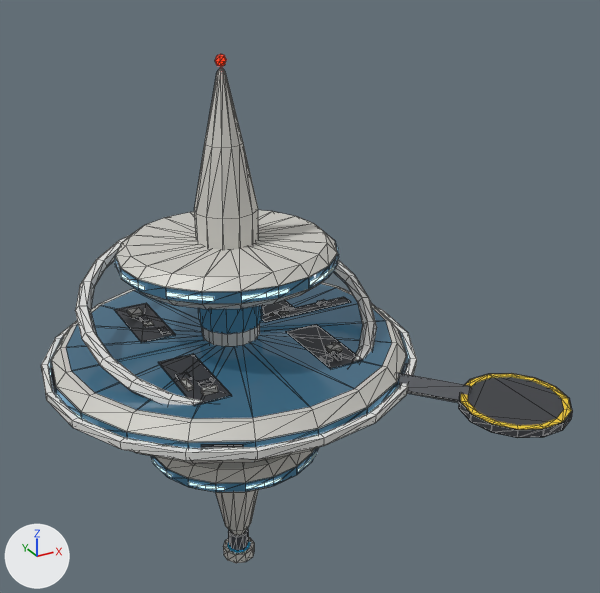
Before and after pictures for a commit that changed the glTF model godot/assets/stations/company_seat.glb.
The view is the same before and after, from a 50 mm lens placed at (-1.128, -2.271, 1.297), pointed at (0.126, 0.009, 0.157). Arrows for +X, +Y and +Z are at lower left; the lights stay in place. The older version comes first. Mesh edges are drawn as thin lines. Vertices at exactly the same position are counted once.

Names of what the first picture shows: 'company_seat'.
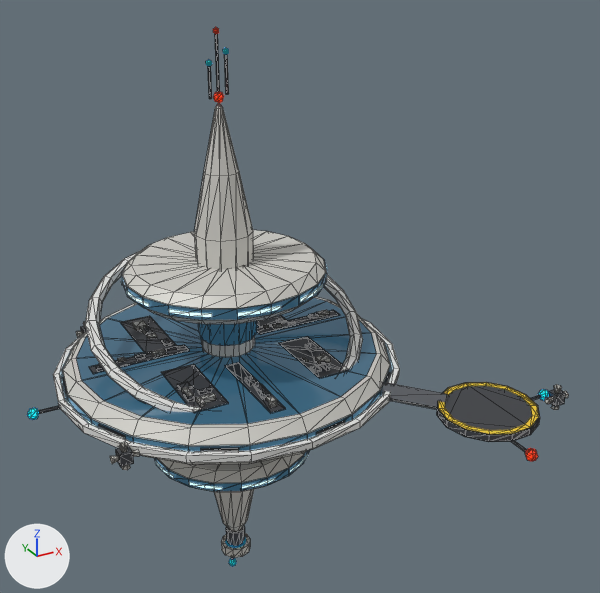
Where the change shows, as pixel boxes (x1, y1, x2, y2) in the pictures (600 x 593 px; the box of a moved part takes in the faces that stretch with it):
'company_seat', reshaped
    before: (41, 54, 573, 563)
    after: (27, 27, 568, 566)
part 1 of me_company_seat, moved or reshaped
    before: (194, 67, 260, 535)
    after: (194, 103, 255, 532)
part 2 of me_company_seat, moved or reshaped
    before: (51, 282, 407, 463)
    after: (63, 296, 390, 465)
part 3 of me_company_seat, moved or reshaped
    before: (116, 210, 337, 309)
    after: (122, 230, 326, 324)
part 4 of me_company_seat, added
    after: (156, 451, 306, 492)
part 5 of me_company_seat, moved or reshaped
    before: (51, 331, 408, 448)
    after: (62, 342, 391, 452)
part 6 of me_company_seat, moved or reshaped
    before: (66, 284, 392, 419)
    after: (76, 298, 377, 425)
part 7 of me_company_seat, moved or reshaped
    before: (115, 234, 338, 304)
    after: (121, 255, 327, 320)
part 8 of me_company_seat, moved or reshaped
    before: (198, 306, 262, 334)
    after: (198, 321, 257, 346)
part 9 of me_company_seat, moved or reshaped
    before: (55, 392, 89, 422)
    after: (67, 400, 97, 427)
part 10 of me_company_seat, moved or reshaped
    before: (368, 385, 399, 413)
    after: (354, 393, 382, 419)
part 11 of me_company_seat, moved or reshaped
    before: (120, 273, 145, 290)
    after: (126, 290, 149, 307)
part 12 of me_company_seat, moved or reshaped
    before: (166, 292, 214, 301)
    after: (168, 309, 212, 317)
part 13 of me_company_seat, moved or reshaped
    before: (242, 288, 289, 300)
    after: (238, 305, 281, 317)
part 14 of me_company_seat, moved or reshaped
    before: (310, 266, 334, 285)
    after: (300, 284, 323, 302)
part 15 of me_company_seat, rebuilt (8% narrower)
    before: (75, 236, 377, 405)
    after: (85, 251, 363, 412)
part 16 of me_company_seat, rebuilt (8% narrower, 6% shorter)
    before: (41, 307, 417, 461)
    after: (53, 319, 400, 463)
part 17 of me_company_seat, deleted
    before: (51, 54, 363, 490)
part 18 of me_company_seat, cut back
    before: (151, 297, 573, 493)
    after: (27, 310, 568, 491)
part 19 of me_company_seat, moved or reshaped
    before: (223, 529, 254, 563)
    after: (221, 526, 250, 566)
part 20 of me_company_seat, added
    after: (206, 27, 229, 103)

The change, as a diff of the scene's bpy script:
```diff
--- a/godot/assets/stations/company_seat.glb.py
+++ b/godot/assets/stations/company_seat.glb.py
@@ me_company_seat @@
-me_company_seat.from_pydata(...)  # 1543 vertices, 2524 faces; spans x -0.73..0.73, y -0.78..0.78, z -0.96..0.96
+me_company_seat.from_pydata(...)  # 2359 vertices, 3688 faces; spans x -0.79..0.79, y -0.82..0.82, z -1.04..1.04
+# me_company_seat part 1: the loose piece of 62 vertices spanning x -0.18..0.03, y 0.03..0.24, z -0.89..0.92 is scaled about its middle by 0.923, then moved by (-0.02, -0.01, -0.04)
+# me_company_seat part 2: the loose piece of 120 vertices spanning x -0.69..0.53, y -0.48..0.75, z -0.13..0.01 is scaled about its middle by 0.923, then moved by (-0.02, -0.01, -0.03)
+# me_company_seat part 3: the loose piece of 120 vertices spanning x -0.45..0.29, y -0.23..0.5, z 0.25..0.36 is scaled about its middle by 0.923, then moved by (-0.02, -0.01, -0.06)
+# me_company_seat part 4: the loose piece of 120 vertices spanning x -0.39..0.24, y -0.18..0.45, z -0.46..-0.36 is copied, and the copy is scaled about its middle by 0.923, then moved by (-0.02, -0.01, 0.0); it spans x -0.39..0.2, y -0.16..0.42, z -0.46..-0.37
+# me_company_seat part 5: the loose piece of 40 vertices spanning x -0.69..0.54, y -0.48..0.75, z -0.09..-0.04 is scaled about its middle by 0.923, then moved by (-0.02, -0.01, -0.03)
+# me_company_seat part 6: the loose piece of 21 vertices spanning x -0.64..0.48, y -0.42..0.7, z 0.01 is scaled about its middle by (0.923, 0.923, 1), then moved by (-0.02, -0.01, -0.04)
+# me_company_seat part 7: the loose piece of 40 vertices spanning x -0.45..0.29, y -0.23..0.51, z 0.29..0.33 is scaled about its middle by 0.923, then moved by (-0.02, -0.01, -0.06)
+# me_company_seat part 8: the loose piece of 24 vertices spanning x -0.19..0.03, y 0.03..0.25, z 0.06..0.17 is moved by (-0.02, -0.01, -0.04)
+# me_company_seat part 9: the loose piece of 6 vertices spanning x -0.7..-0.65, y -0.11..0.14, z -0.07..-0.05 is moved by (0.03, 0.0, -0.03)
+# me_company_seat part 10: the loose piece of 6 vertices spanning x 0.11..0.33, y -0.45..-0.33, z -0.07..-0.05 is moved by (-0.04, 0.03, -0.03)
+# me_company_seat part 11: the loose piece of 6 vertices spanning x -0.45..-0.42, y -0.01..0.14, z 0.3..0.31 is moved by (0.01, 0.0, -0.06)
+# me_company_seat part 12: the loose piece of 6 vertices spanning x -0.38..-0.27, y -0.18..-0.08, z 0.3..0.31 is moved by (0.0, 0.01, -0.06)
+# me_company_seat part 13: the loose piece of 6 vertices spanning x -0.19..-0.04, y -0.23..-0.22, z 0.3..0.31 is moved by (-0.01, 0.02, -0.06)
+# me_company_seat part 14: the loose piece of 6 vertices spanning x 0.04..0.17, y -0.22..-0.14, z 0.3..0.31 is moved by (-0.03, 0.01, -0.06)
+# me_company_seat part 15: the loose piece of 144 vertices spanning x -0.59..0.44, y -0.35..0.63, z -0.06..0.29 is rebuilt with 144 vertices and now spans x -0.57..0.38, y -0.33..0.58, z -0.09..0.23
+# me_company_seat part 16: the loose piece of 80 vertices spanning x -0.73..0.57, y -0.51..0.78, z -0.07..-0.05 is rebuilt with 80 vertices and now spans x -0.69..0.5, y -0.47..0.72, z -0.1..-0.08
+# me_company_seat part 17: 44 loose pieces with 360 vertices, spanning x -0.69..0.53, y -0.44..0.75, z -0.93..0.96, are deleted
+# me_company_seat part 18: 1 vertex moved within x -0.37, y 0.01, z -0.42; 280 vertices removed from x -0.4..0.73, y -0.78..0.53, z -0.46..0.16; 1208 vertices added at x -0.79..0.79, y -0.82..0.82, z -0.43..0.17
+# me_company_seat part 19: 3 vertices moved within x -0.1..-0.06, y 0.11..0.17, z -0.92; 97 vertices removed from x -0.14..-0.02, y 0.08..0.2, z -0.96..-0.85; 145 vertices added at x -0.15..-0.04, y 0.07..0.18, z -1.04..-0.82
+# me_company_seat part 20: 80 vertices added at x -0.14..-0.05, y 0.1..0.16, z 0.81..1.04
+# other edits to the shape of me_company_seat do not show in these pictures
 me_company_seat.materials.append(mat_shiphull)
```
